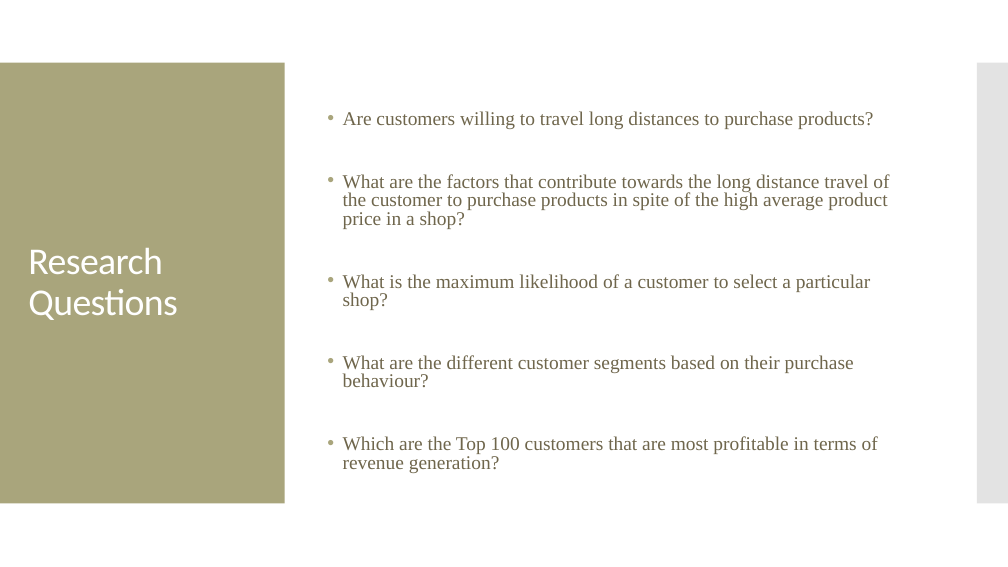
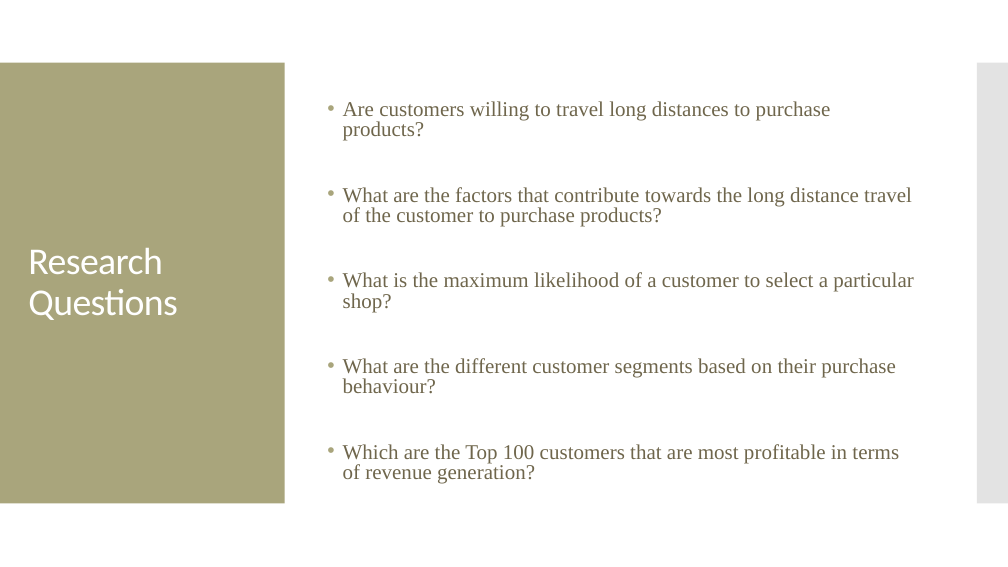
Before and after one commit to Rspawar/Data-Science-with-R, a slide deck: slide 2 of Screencast_Presentation.pptx. Drawn at 1008x567 pixels with LibreOffice and Linux fonts; fonts in the diff are those of the drawing; background and template pictures are left out. Boxes give left, top, right and bottom in pixels: in the first picture for what was removed or moved away, otherwise in the second. Text is boxed around its words. In the diff, an @@ line names an element or a change of style, - is before the commit and + after.

```diff
--- a/Screencast_Presentation.pptx
+++ b/Screencast_Presentation.pptx
@@ text at (343, 101, 914, 484): size 18.5 to 20 pt in "Are customers willing to travel long distances ...", "What is the maximum likelihood of a ...", "What are the different customer segments based ...", "Which are the Top 100 customers that ..." @@
@@ text at (343, 187, 912, 227): text changed; size 18.5 to 20 pt @@
-• What are the factors that contribute towards the long distance travel of the customer to purchase products in spite of the high average product price in a shop?
+• What are the factors that contribute towards the long distance travel of the customer to purchase products?
```
Also in this commit, not shown: 1 other slide changed, 3 other files.
